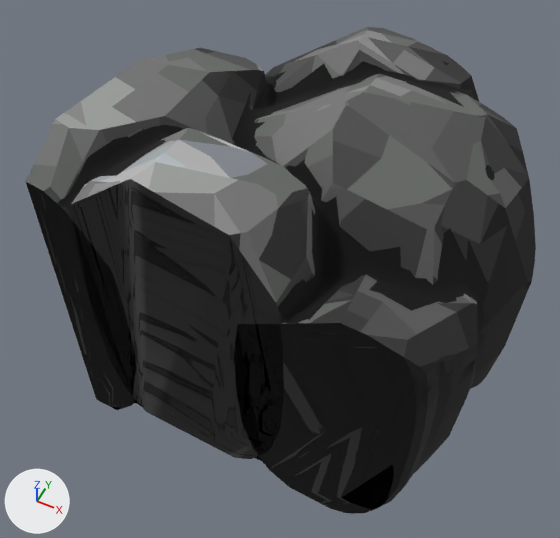
What one commit did to the glTF model public/models/enemies/newshd-9.glb.
Both versions are drawn from a camera (50 mm lens) standing at (0.85, -2.71, 2.74) and looking at (-0.28, -0.46, -0.08). Every picture has the same lights, and +X, +Y and +Z are marked at lower left. The picture after the commit comes second. Vertices at exactly the same position are counted once.

The scene before the commit, as lines of its bpy script (objects in view):
```python
me_newshd_9 = bpy.data.meshes.new('newshd-9')
me_newshd_9.from_pydata(...)  # 3234 vertices, 6447 faces; spans x -1.0..0.84, y -1.17..0.76, z -0.9..0.98
me_newshd_9.materials.append(mat_pal_6_assembly_newshd_45)
me_newshd_9.materials.append(mat_pal_7_assembly_newshd_45)
me_newshd_9.materials.append(mat_pal_8_assembly_newshd_45)
me_newshd_9.materials.append(mat_pal_9_assembly_newshd_45)
me_newshd_9.materials.append(mat_pal_10_assembly_newshd_45)
me_newshd_9.materials.append(mat_pal_1_assembly_newshd_45_r1)
me_newshd_9.materials.append(mat_pal_3_assembly_newshd_45_r3)
me_newshd_9.materials.append(mat_pal_4_assembly_newshd_45_r4)
me_newshd_9.materials.append(mat_pal_5_assembly_newshd_45_r5)
me_newshd_9.materials.append(mat_pal_11_assembly_newshd_45_r11)
me_newshd_9.materials.append(mat_pal_107_assembly_newshd_45_r107)
me_newshd_9.materials.append(mat_pal_12_assembly_newshd_45_r12)
me_newshd_9.materials.append(mat_pal_108_assembly_newshd_45_r108)
me_newshd_9.materials.append(mat_pal_109_assembly_newshd_45_r109)
me_newshd_9_outline = bpy.data.meshes.new('newshd-9_outline')
me_newshd_9_outline.from_pydata(...)  # 1186 vertices, 2185 faces; spans x -1.0..0.83, y -1.17..0.76, z -0.9..0.97
me_newshd_9_outline.materials.append(mat_outline_shell)  # black #000000
ob_newshd_9 = bpy.data.objects.new('newshd-9', me_newshd_9)
ob_newshd_9.location = (0.0, 0.0, 0.0)
ob_newshd_9_outline = bpy.data.objects.new('newshd-9_outline', me_newshd_9_outline)
ob_newshd_9_outline.location = (0.0, 0.0, 0.0)
```
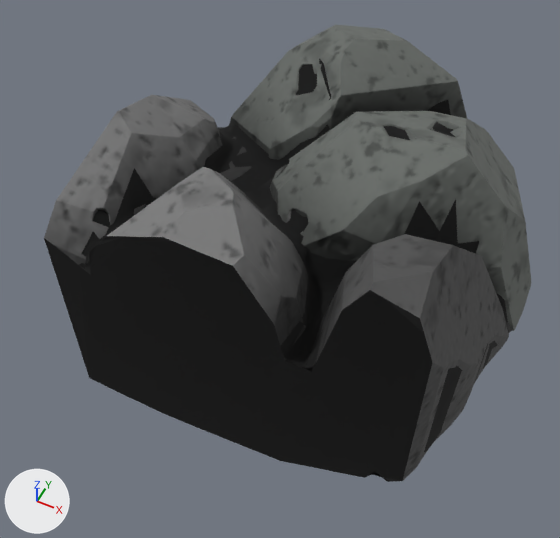
What differs and where, as boxes [x1, y1, x2, y2] in the pictures (560 x 538 px):
'newshd-9', reshaped
    before: [25, 27, 536, 513]
    after: [44, 25, 531, 482]
'newshd-9_outline', reshaped (7% shorter)
    before: [57, 61, 495, 514]
    after: [79, 58, 509, 477]
part 1 of me_newshd_9, rebuilt
    before: [254, 74, 536, 389]
    after: [44, 25, 531, 482]
part 2 of me_newshd_9, deleted
    before: [265, 27, 479, 101]
part 3 of me_newshd_9, deleted
    before: [71, 128, 315, 459]
part 4 of me_newshd_9, deleted
    before: [25, 48, 267, 410]
part 5 of me_newshd_9, deleted
    before: [235, 275, 477, 513]

Edits to the bpy script that builds the scene:
```text
Add mat_pal_4_assembly_newshd_45_003:
    mat_pal_4_assembly_newshd_45_003 = bpy.data.materials.new('pal_4_assembly-newshd-45.003')
    # colours: dark grey #343434
    # uses the picture img_newshd_9_colour
    # uses the picture img_newshd_9_normal
Add mat_pal_9_assembly_newshd_45_003:
    mat_pal_9_assembly_newshd_45_003 = bpy.data.materials.new('pal_9_assembly-newshd-45.003')
    # colours: grey #797979
    # uses the picture img_newshd_9_colour
    # uses the picture img_newshd_9_normal
Add mat_pal_7_assembly_newshd_45_003:
    mat_pal_7_assembly_newshd_45_003 = bpy.data.materials.new('pal_7_assembly-newshd-45.003')
    # colours: dark grey #5d5d5d
    # uses the picture img_newshd_9_colour
    # uses the picture img_newshd_9_normal
Add mat_pal_8_assembly_newshd_45_003:
    mat_pal_8_assembly_newshd_45_003 = bpy.data.materials.new('pal_8_assembly-newshd-45.003')
    # colours: dark grey #696d69
    # uses the picture img_newshd_9_colour
    # uses the picture img_newshd_9_normal
Add mat_pal_6_assembly_newshd_45_003:
    mat_pal_6_assembly_newshd_45_003 = bpy.data.materials.new('pal_6_assembly-newshd-45.003')
    # colours: dark grey #515151
    # uses the picture img_newshd_9_colour
    # uses the picture img_newshd_9_normal
Change me_newshd_9:
    remove me_newshd_9.from_pydata(...)  # 3234 vertices, 6447 faces; spans x -1.0..0.84, y -1.17..0.76, z -0.9..0.98
    remove me_newshd_9.materials.append(mat_pal_6_assembly_newshd_45)
    remove me_newshd_9.materials.append(mat_pal_7_assembly_newshd_45)
    remove me_newshd_9.materials.append(mat_pal_8_assembly_newshd_45)
    remove me_newshd_9.materials.append(mat_pal_9_assembly_newshd_45)
    remove me_newshd_9.materials.append(mat_pal_10_assembly_newshd_45)
    remove me_newshd_9.materials.append(mat_pal_1_assembly_newshd_45_r1)
    remove me_newshd_9.materials.append(mat_pal_3_assembly_newshd_45_r3)
    remove me_newshd_9.materials.append(mat_pal_4_assembly_newshd_45_r4)
    remove me_newshd_9.materials.append(mat_pal_5_assembly_newshd_45_r5)
    remove me_newshd_9.materials.append(mat_pal_11_assembly_newshd_45_r11)
    remove me_newshd_9.materials.append(mat_pal_107_assembly_newshd_45_r107)
    remove me_newshd_9.materials.append(mat_pal_12_assembly_newshd_45_r12)
    remove me_newshd_9.materials.append(mat_pal_108_assembly_newshd_45_r108)
    remove me_newshd_9.materials.append(mat_pal_109_assembly_newshd_45_r109)
    add me_newshd_9.from_pydata(...)  # 618 vertices, 1232 faces; spans x -1.0..0.85, y -1.17..0.76, z -0.57..0.87
    me_newshd_9 part 1: the loose piece of 1053 vertices spanning x -0.82..0.84, y -0.84..0.45, z -0.83..0.88 is rebuilt with 618 vertices and now spans x -1.0..0.85, y -1.17..0.76, z -0.57..0.87
    me_newshd_9 part 2: the loose piece of 678 vertices spanning x -0.76..0.49, y 0.07..0.76, z -0.53..0.76 is deleted
    me_newshd_9 part 3: the loose piece of 606 vertices spanning x -0.84..0.09, y -1.17..-0.57, z -0.76..0.98 is deleted
    me_newshd_9 part 4: the loose piece of 460 vertices spanning x -1.0..-0.42, y -1.17..0.24, z -0.9..0.9 is deleted
    me_newshd_9 part 5: the loose piece of 437 vertices spanning x -0.13..0.76, y -1.17..-0.57, z -0.77..0.65 is deleted
    add me_newshd_9.materials.append(mat_pal_4_assembly_newshd_45_003)
    add me_newshd_9.materials.append(mat_pal_8_assembly_newshd_45_003)
    add me_newshd_9.materials.append(mat_pal_9_assembly_newshd_45_003)
    add me_newshd_9.materials.append(mat_pal_6_assembly_newshd_45_003)
    add me_newshd_9.materials.append(mat_pal_7_assembly_newshd_45_003)
Change me_newshd_9_outline:
    remove me_newshd_9_outline.from_pydata(...)  # 1186 vertices, 2185 faces; spans x -1.0..0.83, y -1.17..0.76, z -0.9..0.97
    add me_newshd_9_outline.from_pydata(...)  # 656 vertices, 1181 faces; spans x -1.0..0.84, y -1.17..0.75, z -0.57..0.86
    me_newshd_9_outline part 6: 1186 vertices removed from x -1.0..0.83, y -1.17..0.76, z -0.9..0.97; 656 vertices added at x -1.0..0.84, y -1.17..0.75, z -0.57..0.86
```
